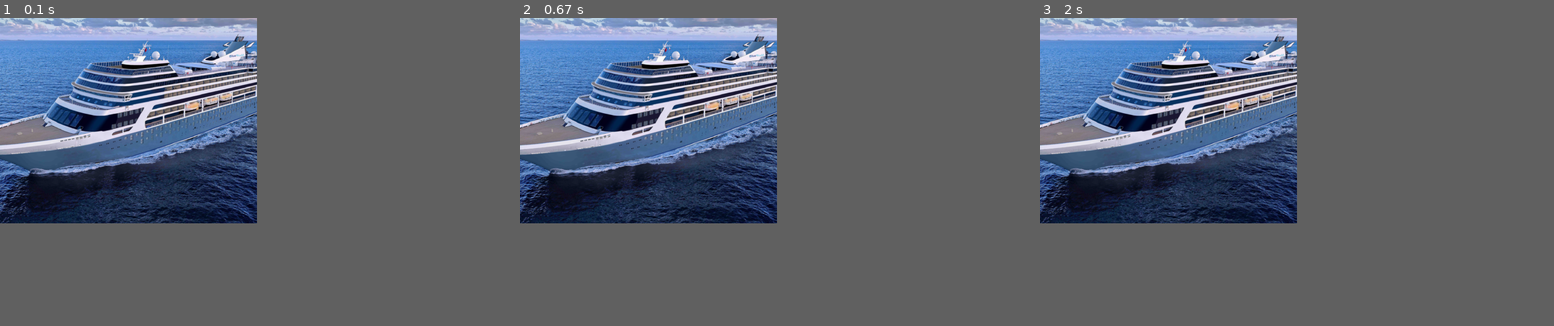
Above: before the commit, frames 1-3 (left to right).
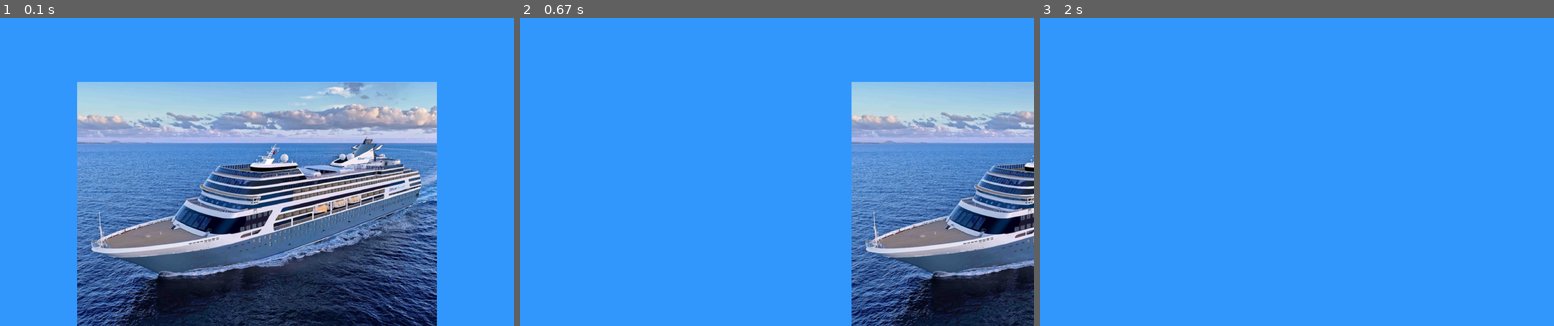
Above: after the commit, the same moments.

Repository: dz2701/PyGame-Practice
Game: pygame game, started from pygamepractice.py
Two runs of this game, one before a commit and one after it. Both use one fixed random seed, a clock stepped at 60 frames per second and the inputs below.
Inputs:
- Up to frame 1 (0.1 s): no input
- Up to frame 2 (0.67 s): hold Right from 0.33 s (still down)
- Up to frame 3 (2 s): release Right at 0.8 s; hold Right 0.83-1.3 s
In our replay, the window is 450x360 before the commit and 900x540 after it. These sizes can differ from the game's own. Grey fills any space a smaller window leaves; there, only what the larger window draws over its background counts as a difference.

The runs differ from the first frame. In frame 1, 72% of the frame differs, in the area x 0-85%, y 0-100%; in frame 2, 62%; in frame 3, 33%.

Commit message:
Yes I love this omg

Diff:
--- a/game_functions.py
+++ b/game_functions.py
@@ -1,12 +1,16 @@
 import sys
-import pygame as py
+import pygame
 
-def check_events():
+def check_events(ship):
     for event in pygame.event.get():
         if event.type == pygame.QUIT:
             sys.exit()
+        elif event.type == pygame.KEYDOWN:
+            if event.key == pygame.K_RIGHT: ship.moving_right = True
+        elif event.type == pygame.KEYUP:
+            if event.key == pygame.K_RIGHT: ship.moving_right = False
 
 def update_screen(set, screen, ship):
-    screen.fill(set.bg_color)
+    screen.fill(set.color)
     ship.blitme()
     pygame.display.flip()
--- a/pygamepractice.py
+++ b/pygamepractice.py
@@ -11,13 +11,15 @@
     run = 1
     #display setting
     scr = pg.display.set_mode((set.screen_w,set.screen_h))
-    scr.fill([51,153,255])
+    scr.fill(set.color)
     pg.display.set_caption("Testing")
-    color = (51,153,255)
     #Run Game
     ship1 = Ship(scr)
+    ship1.modmove(99)
     while run:
-        scr.fill([51,153,255])
+        gf.check_events(ship1)
+        ship1.update()
+        gf.update_screen(set,scr,ship1)
         ship1.blitme()
         for event in pg.event.get():
             if event.type == pg.QUIT: run=0
--- a/settings.py
+++ b/settings.py
@@ -1,6 +1,6 @@
 class Settings():
     def __init__(self):
         #screen Settings
-        self.screen_w = 1000
-        self.screen_h = 800
+        self.screen_w = 2000
+        self.screen_h = 1200
         self.color = (51,153,255)
--- a/ship.py
+++ b/ship.py
@@ -8,6 +8,15 @@
 
          self.rect.centerx = self.screen_rect.centerx
          self.rect.bottom = self.screen_rect.bottom
+         self.moving_right = False
+         self.moveunit = 10
 
      def blitme(self):
         self.screen.blit(self.image, self.rect)
+
+     def update(self):
+        if self.moving_right:
+            self.rect.centerx += self.moveunit
+
+     def modmove(self,n):
+        self.moveunit = n
